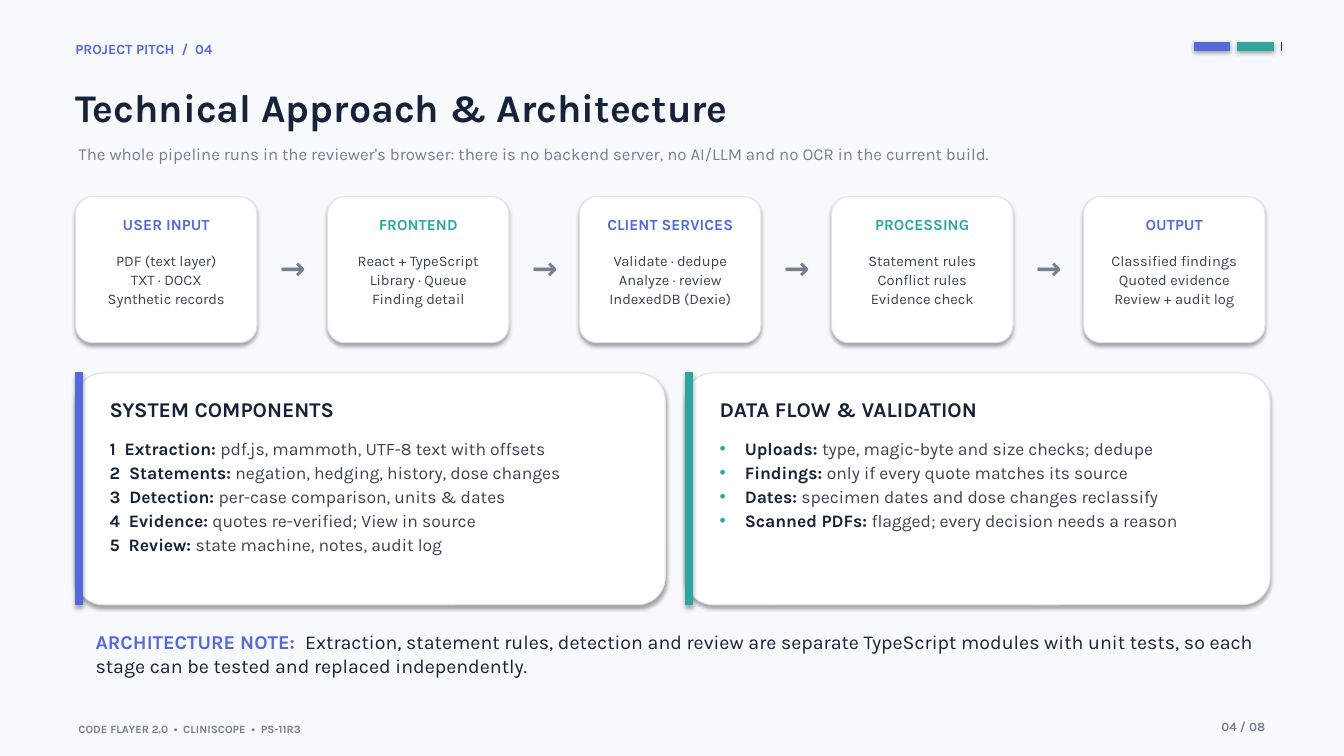
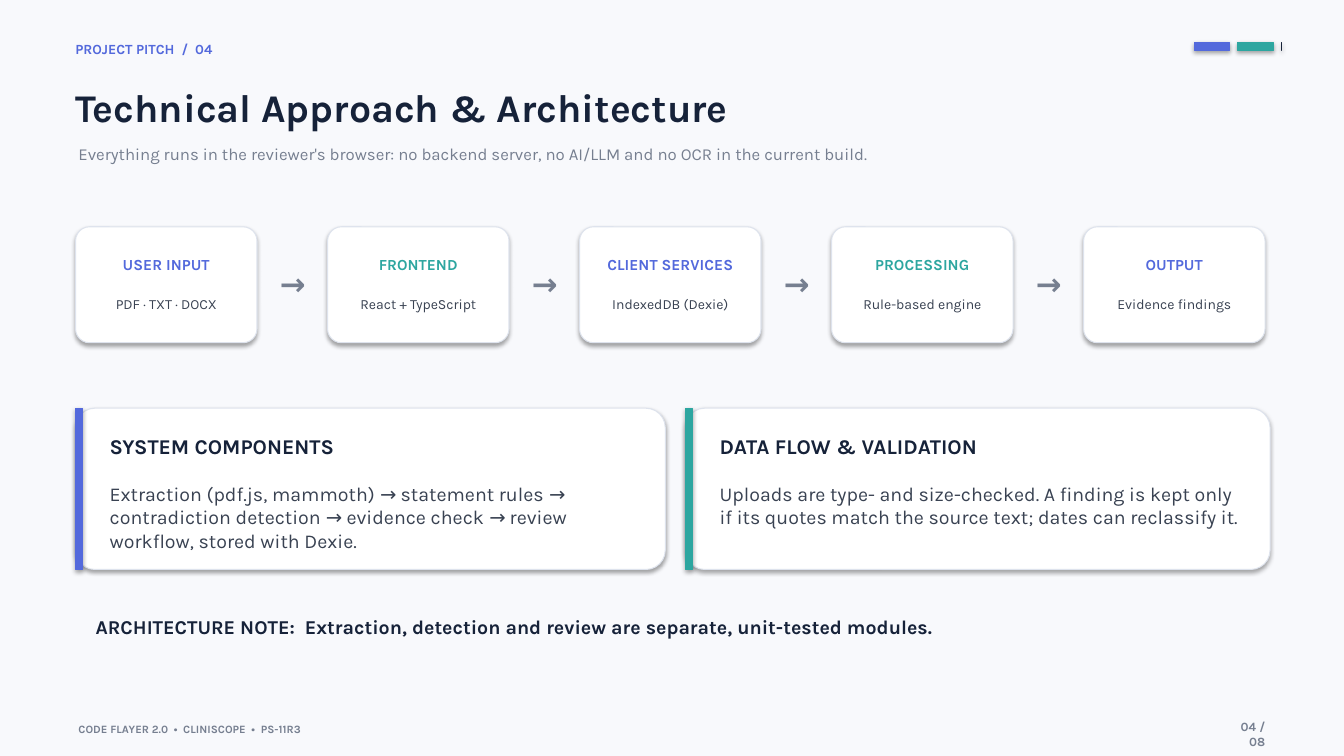
Before and after one commit to anirudhleetcode-max/cliniscope-healthcare-contradiction-detector, a slide deck: slide 4 of presentation/CLINISCOPE_PS11R3_Hackathon_Presentation.pptx. Drawn at 1344x756 pixels with LibreOffice and Linux fonts; fonts in the diff are those of the drawing. Boxes give left, top, right and bottom in pixels: in the first picture for what was removed or moved away, otherwise in the second. Text is boxed around its words. In the diff, an @@ line names an element or a change of style, - is before the commit and + after.

```diff
--- a/presentation/CLINISCOPE_PS11R3_Hackathon_Presentation.pptx
+++ b/presentation/CLINISCOPE_PS11R3_Hackathon_Presentation.pptx
@@ text at (78,148,867,164): text changed @@
-The whole pipeline runs in the reviewer's browser: there is no backend server, no AI/LLM and no OCR in the current build.
+Everything runs in the reviewer's browser: no backend server, no AI/LLM and no OCR in the current build.
@@ rounded rectangle: place and size @@
-rounded rectangle at (76,197,257,343)
+rounded rectangle at (76,227,257,343)
@@ rounded rectangle: place and size @@
-rounded rectangle at (328,197,509,343)
+rounded rectangle at (328,227,509,343)
@@ rounded rectangle: place and size @@
-rounded rectangle at (580,197,761,343)
+rounded rectangle at (580,227,761,343)
@@ rounded rectangle: place and size @@
-rounded rectangle at (832,197,1013,343)
+rounded rectangle at (832,227,1013,343)
@@ rounded rectangle: place and size @@
-rounded rectangle at (1084,197,1265,343)
+rounded rectangle at (1084,227,1265,343)
@@ text "USER INPUT": place and size @@
-text "USER INPUT" at (123,220,210,230)
+text "USER INPUT" at (123,260,210,270)
@@ text "FRONTEND": place and size @@
-text "FRONTEND" at (379,220,458,230)
+text "FRONTEND" at (379,260,458,270)
@@ text "CLIENT SERVICES": place and size @@
-text "CLIENT SERVICES" at (607,220,733,230)
+text "CLIENT SERVICES" at (607,260,733,270)
@@ text at (614,256,727,289): paragraphs removed @@
-Validate · dedupe
-Analyze · review
@@ text "PROCESSING": place and size @@
-text "PROCESSING" at (875,220,969,230)
+text "PROCESSING" at (875,260,969,270)
@@ 4 texts: place and size @@
-4 texts at (265,244,1077,279)
+4 texts at (265,260,1077,295)
@@ text "OUTPUT": place and size @@
-text "OUTPUT" at (1146,220,1203,230)
+text "OUTPUT" at (1146,260,1203,270)
@@ text "React + TypeScript": place and size @@
-text "React + TypeScript" at (358,256,479,308)
+text "React + TypeScript" at (360,299,476,313)
@@ text "React + TypeScript" at (360,299,476,313): size 10.5 to 10 pt; less space between paragraphs @@
@@ text at (370,275,466,308): paragraphs removed @@
-Library · Queue
-Finding detail
@@ text "IndexedDB (Dexie)" at (612,299,729,311): size 10.5 to 10 pt; less space between paragraphs @@
@@ text "IndexedDB (Dexie)": place and size @@
-text "IndexedDB (Dexie)" at (609,256,731,306)
+text "IndexedDB (Dexie)" at (612,299,729,311)
@@ text at (863,299,981,313): text changed; size 10.5 to 10 pt @@
-Statement rules
-Conflict rules
-Evidence check
+Rule-based engine
@@ text at (1117,299,1231,313): text changed; size 10.5 to 10 pt @@
-Classified findings
-Quoted evidence
-Review + audit log
+Evidence findings
@@ text at (116,300,217,309): text changed; size 10.5 to 10 pt @@
-PDF (text layer)
-TXT · DOCX
-Synthetic records
+PDF · TXT · DOCX
@@ rounded rectangle: place and size @@
-rounded rectangle at (76,373,665,605)
+rounded rectangle at (76,408,665,570)
@@ rectangle: place and size @@
-rectangle at (76,373,83,605)
+rectangle at (76,408,83,570)
@@ rounded rectangle: place and size @@
-rounded rectangle at (686,373,1270,605)
+rounded rectangle at (686,408,1270,570)
@@ rectangle: place and size @@
-rectangle at (686,373,693,605)
+rectangle at (686,408,693,570)
@@ text "SYSTEM COMPONENTS": place and size @@
-text "SYSTEM COMPONENTS" at (110,403,334,418)
+text "SYSTEM COMPONENTS" at (110,440,334,455)
@@ text "DATA FLOW & VALIDATION": place and size @@
-text "DATA FLOW & VALIDATION" at (720,403,977,418)
+text "DATA FLOW & VALIDATION" at (720,440,977,455)
@@ text at (110,487,567,550): text changed; size 12.5 to 14 pt @@
-1 Extraction: pdf.js, mammoth, UTF-8 text with offsets
-2 Statements: negation, hedging, history, dose changes
-3 Detection: per-case comparison, units & dates
-4 Evidence: quotes re-verified; View in source
-5 Review: state machine, notes, audit log
+Extraction (pdf.js, mammoth) → statement rules → contradiction detection → evidence check → review workflow, stored with Dexie.
@@ text at (720,487,1238,529): text changed; size 12.5 to 14 pt @@
-• Uploads: type, magic-byte and size checks; dedupe
-• Findings: only if every quote matches its source
-• Dates: specimen dates and dose changes reclassify
-• Scanned PDFs: flagged; every decision needs a reason
+Uploads are type- and size-checked. A finding is kept only if its quotes match the source text; dates can reclassify it.
@@ text at (96,620,932,639): text changed; bold on @@
-ARCHITECTURE NOTE: Extraction, statement rules, detection and review are separate TypeScript modules with unit tests, so each stage can be tested and replaced independently.
+ARCHITECTURE NOTE: Extraction, detection and review are separate, unit-tested modules.
@@ text "04 / 08" rewrapped from (1221,723,1265,731) to (1241,722,1265,746) @@
```
Also in this commit, not shown: 7 other slides changed, 3 other files.
